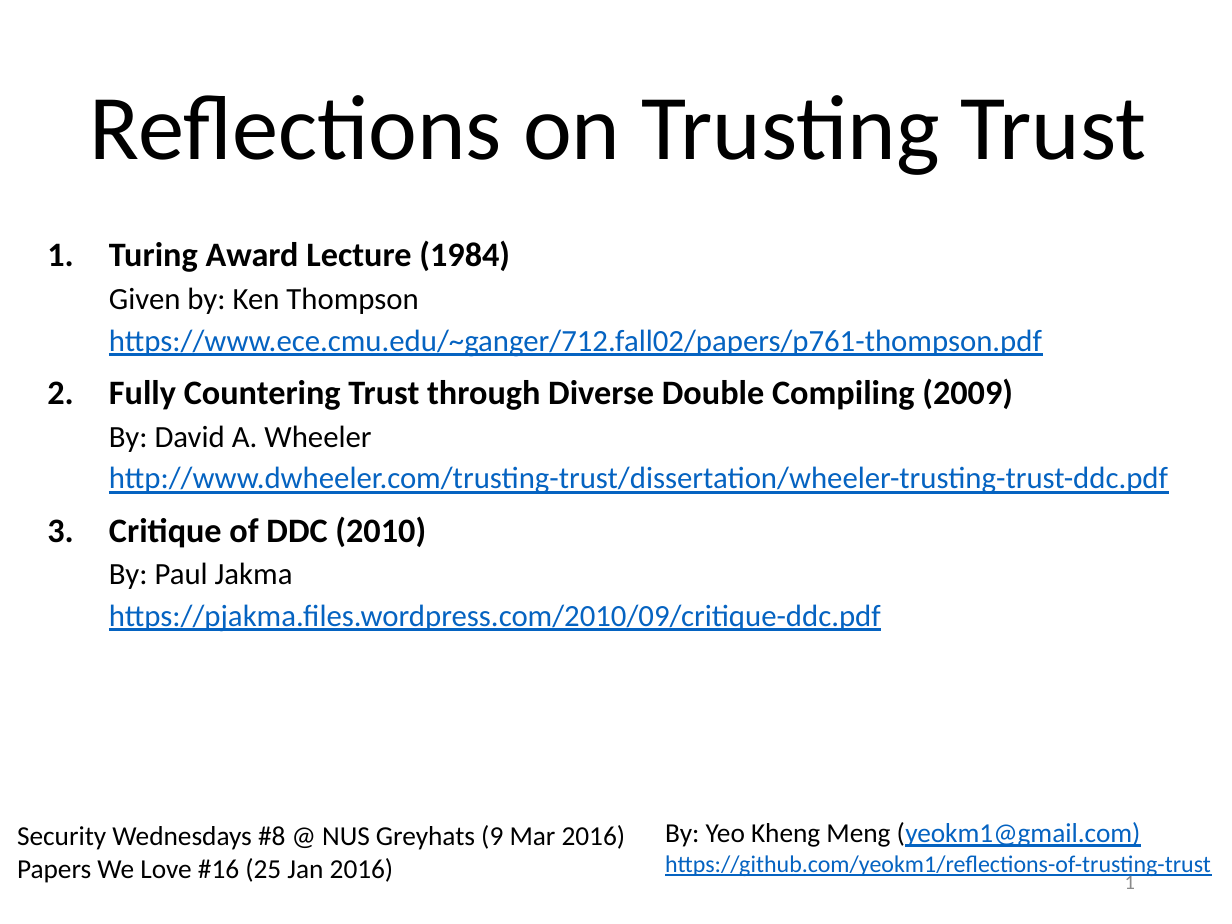
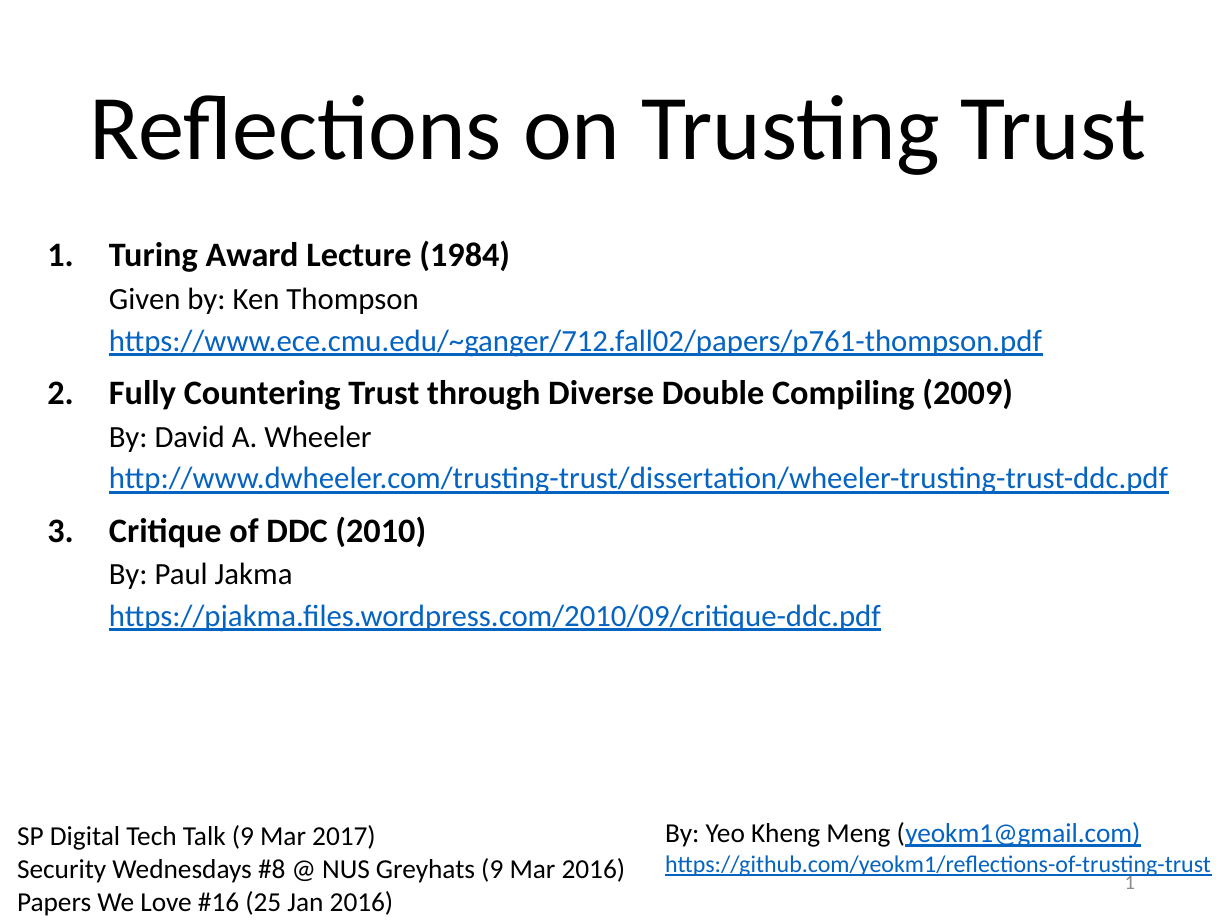
Before and after one commit to yeokm1/reflections-on-trusting-trust, a slide deck: slide 1 of reflections-on-trusting-trust-slides.pptx. Drawn at 1232x924 pixels with LibreOffice and Linux fonts; fonts in the diff are those of the drawing. Boxes give left, top, right and bottom in pixels: in the first picture for what was removed or moved away, otherwise in the second. Text is boxed around its words. In the diff, an @@ line names an element or a change of style, - is before the commit and + after.

```diff
--- a/reflections-on-trusting-trust-slides.pptx
+++ b/reflections-on-trusting-trust-slides.pptx
@@ text at (17, 825, 376, 850): paragraph added @@
+SP Digital Tech Talk (9 Mar 2017)
```
Also in this commit, not shown: 13 other slides changed, 1 other file.
